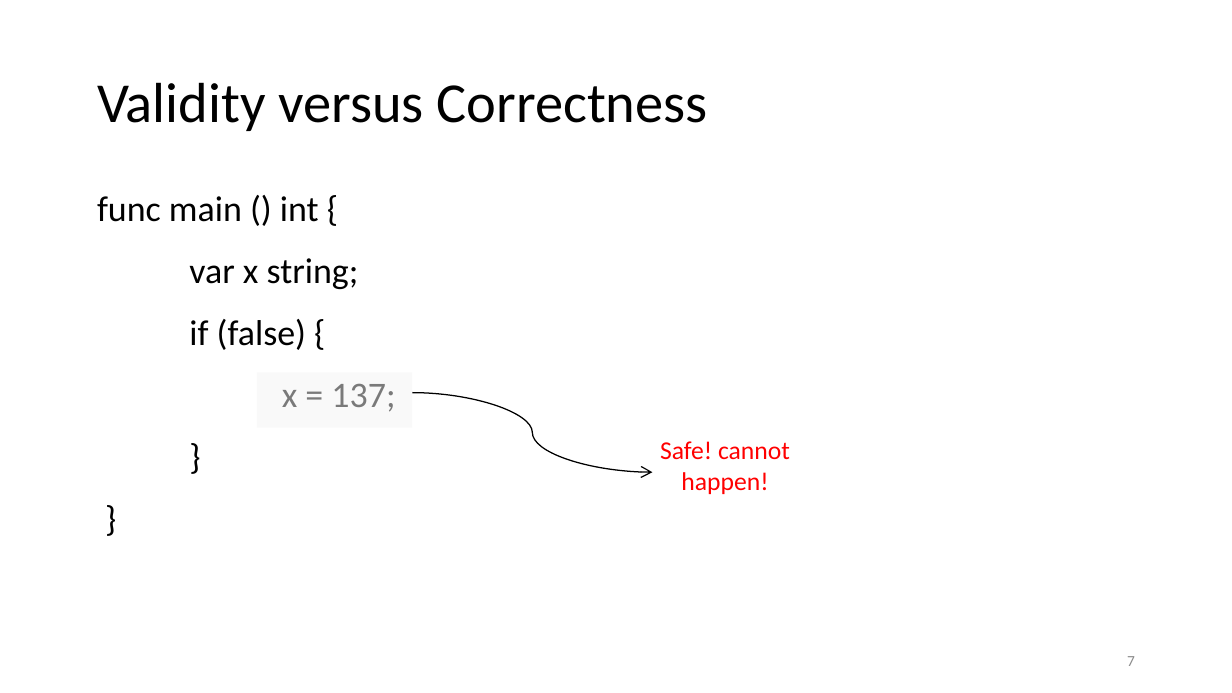
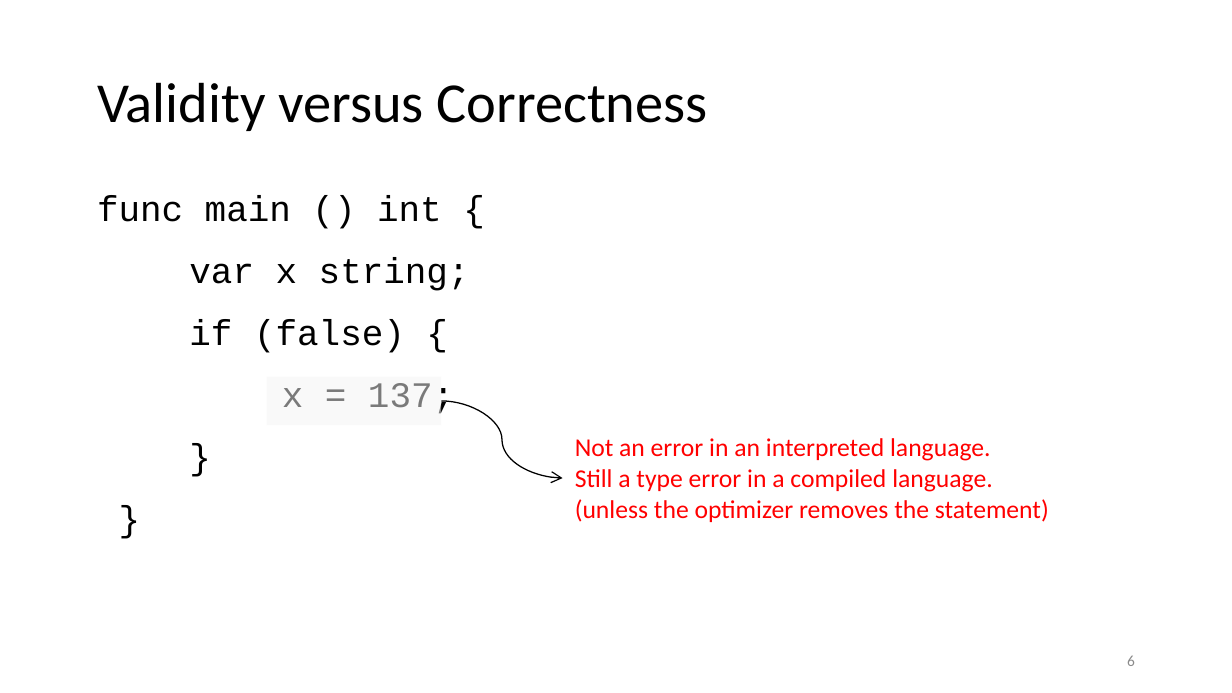
Before and after one commit to anoopsarkar/compilers-class, a slide deck: slide 6 of assets/ppt/semantics/sem1-scoping.pptx (slide 7 before the commit). Drawn at 1232x693 pixels with LibreOffice and Linux fonts; fonts in the diff are those of the drawing. Boxes give left, top, right and bottom in pixels: in the first picture for what was removed or moved away, otherwise in the second. Text is boxed around its words. In the diff, an @@ line names an element or a change of style, - is before the commit and + after.

```diff
--- a/assets/ppt/semantics/sem1-scoping.pptx
+++ b/assets/ppt/semantics/sem1-scoping.pptx
@@ text "func main () int {" at (97, 196, 470, 414): font Calibri to Courier New @@
@@ rectangle: place and size @@
-rectangle at (257, 372, 413, 428)
+rectangle at (267, 377, 442, 425)
@@ curved arrow moved from (413, 393) - (653, 472) to (441, 400) - (563, 478) @@
@@ text at (575, 438, 1049, 522): text changed @@
-Safe! cannot happen!
+Not an error in an interpreted language.
+Still a type error in a compiled language.
+(unless the optimizer removes the statement)
@@ page number at (1127, 655, 1135, 666): text changed @@
-7
+6
```
Also in this commit, not shown: 34 other slides changed, 2 slides added, 37 slides removed, 4 other files.
